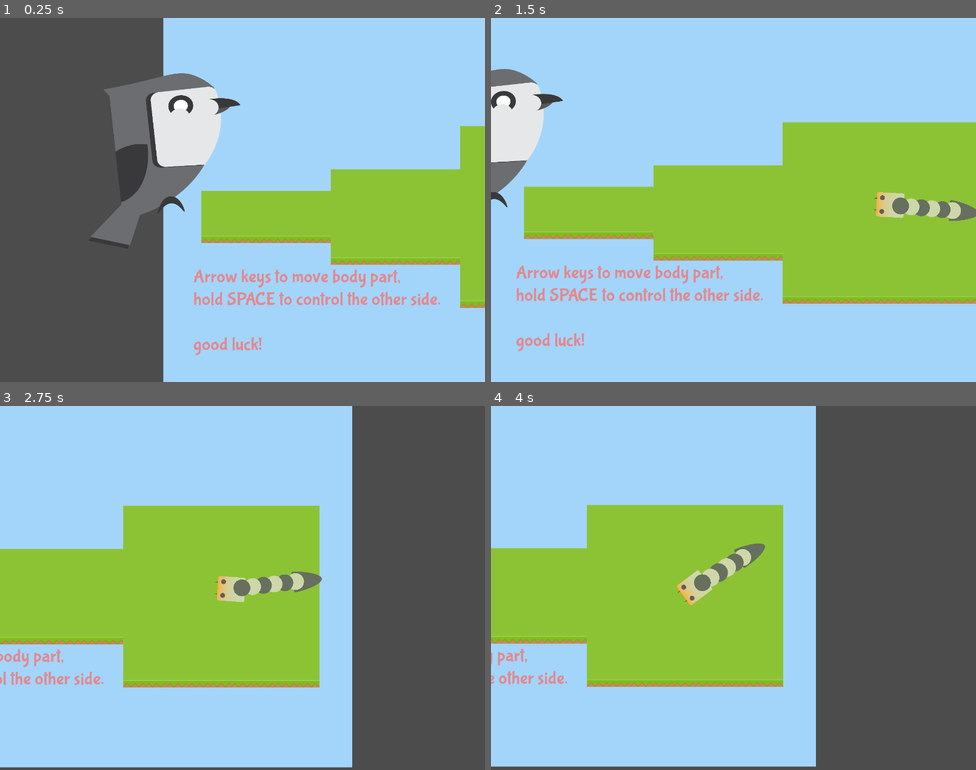
Above: before the commit, frames 1-4 (two rows, left to right).
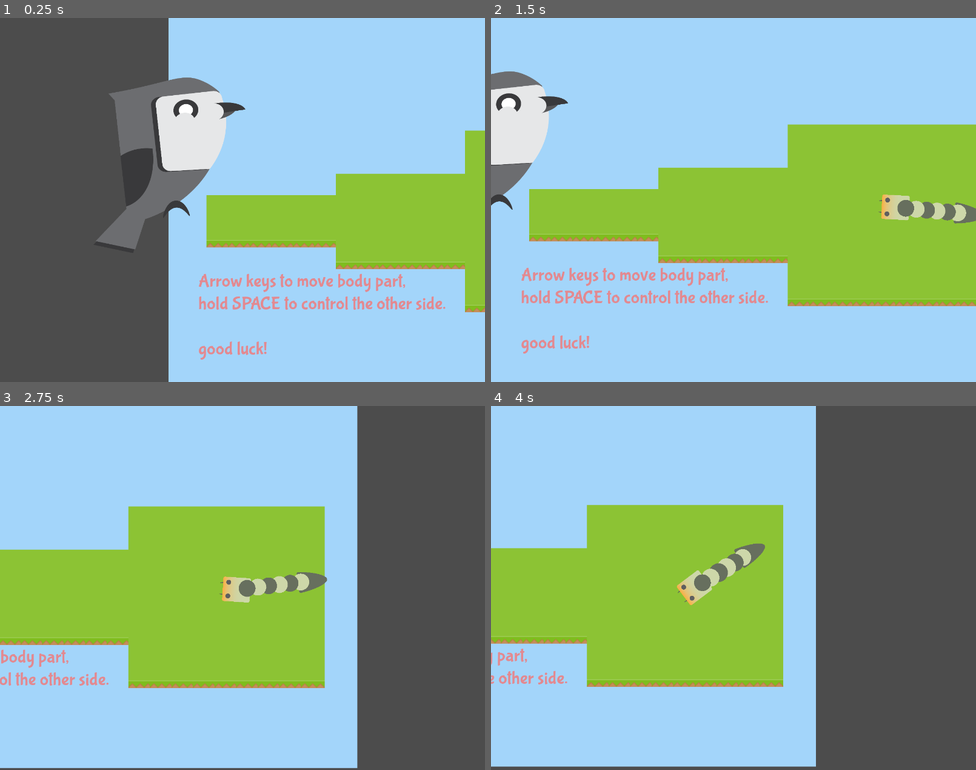
Above: after the commit, the same moments.

Repository: AlecTroemel/LudumDare46-EarlyWorm
Game: Godot game, scene res://World.tscn
The game is run twice, just before and just after one commit, with the same random seed, the same clock (stepped at 60 frames per second) and the same inputs.
Inputs:
- Up to frame 1 (0.25 s): no input
- Up to frame 2 (1.5 s): tap Enter at 0.5 s; hold Right (ui_right) 0.53-1.28 s; tap Space at 0.77 s; hold Down (ui_down) from 1.28 s (still down)
- Up to frame 3 (2.75 s): tap Space at 1.52 s; release Down (ui_down) at 2.03 s; hold Right (ui_right) from 2.03 s (still down)
- Up to frame 4 (4 s): release Right (ui_right) at 2.78 s; hold Up (ui_up) 2.78-3.53 s; tap Space at 3.02, 3.77 s; hold Left (ui_left) from 3.53 s (still down)

The runs differ from the first frame. In frame 1, 8.3% of the frame differs, in the area x 18-100%, y 0-100%; in frame 2, 6.8%; in frame 3, 4.3%; in frame 4, less than 0.1%.

Commit message:
slightly less broken teleportation

Diff:
--- a/InchWorm.gd
+++ b/InchWorm.gd
@@ -1,21 +1,13 @@
 extends Node2D
-
 var state = "normal"
 var last_note_played = null
 
 func teleport(pos):
 	$Head.mode = 0
 	$Butt.mode = 0
-
-	$Head.position = Vector2.ZERO
-	$Butt.position = Vector2(200,0)
-	$SpringJoint2.position = $Butt.position
-	$SpringJoint2.look_at($Head.position)
-
-	self.position = pos
-
-	$Head.mode = 1
-	$Butt.mode = 0
+#	self.set_position(pos)
+	$Head.reset(pos, 1)
+	$Butt.reset(pos + Vector2(200,0), 0)
 
 func play_note():
 	var note = randi() % 5
@@ -95,13 +87,18 @@
 				$Butt.mode=0
 
 func _process(delta):
+
+#	if $Butt.position.distance_to($Head.position) > 400:
+#		$Butt.mode = 0
+#		$Butt.set_position($Head.position + Vector2(200,0))
+
 	$Line2D.points[0] = $Head.position
 	$Line2D.points[1] = $Butt.position
 
 	$SpringJoint.position = $Head.position
+	$SpringJoint2.position = $Butt.position
+
 	$SpringJoint.look_at($Butt.position)
-
-	$SpringJoint2.position = $Butt.position
 	$SpringJoint2.look_at($Head.position)
 
 	place_body()
--- a/InchWorm.tscn
+++ b/InchWorm.tscn
@@ -99,3 +99,6 @@
 [node name="CollisionShape2D" type="CollisionShape2D" parent="Area2D"]
 position = Vector2( 0.902496, 0 )
 shape = SubResource( 1 )
+
+[node name="Timer" type="Timer" parent="."]
+wait_time = 0.1
--- a/Level/Level0.gd
+++ b/Level/Level0.gd
@@ -2,4 +2,5 @@
 
 var bird_position = Vector2(84,600)
 var worm_position = Vector2(1150, 630)
+
 var worm_rotation = 0
--- a/Point.gd
+++ b/Point.gd
@@ -1,11 +1,17 @@
 extends RigidBody2D
 
-export (Color) var color = null
-export (int) var radius = 10
+var reset_physics = false
+var reset = true
+var starting_pos = Vector2.ZERO
+var starting_mode = 0
 
 func _process(delta):
 	if self.mode != 0:
 		return
+
+	if reset and not reset_physics:
+		set_mode(starting_mode)
+		reset = false
 
 	if Input.is_action_pressed('ui_right'):
 		apply_impulse(Vector2(0,0), Vector2(10,0))
@@ -16,5 +22,14 @@
 	if Input.is_action_pressed('ui_up'):
 		apply_impulse(Vector2(0,0), Vector2(0,-10))
 
-#func _draw():
-#	draw_circle(Vector2(0,0), radius, color)
+func _integrate_forces(state):
+	if reset_physics:
+		state.transform = Transform2D(0, starting_pos)
+		reset_physics = false
+
+
+func reset(pos, m):
+	starting_pos = pos
+	starting_mode = m
+	reset_physics = true
+	reset = true
--- a/World.gd
+++ b/World.gd
@@ -3,10 +3,6 @@
 var first_time = true
 var levels = ["Level0", "Level1"]
 var current_level = null
-
-func _process(delta):
-#	print($InchWorm.position)
-	pass
 
 func _ready():
 	current_level = 0
@@ -60,7 +56,7 @@
 	var filepath = "res://Level/%s.tscn" % levels[i]
 	var level_resource = load(filepath)
 	var level = level_resource.instance()
-	add_child(level)
+
 	$InchWorm.teleport(level.worm_position)
 	$InchWorm.rotation_degrees = level.worm_rotation
 	$Bird.position = level.bird_position
@@ -69,3 +65,5 @@
 	# smoothly to worm
 	$CameraRig.teleport(level.bird_position)
 	$CameraRig.follow($InchWorm.get_node('Body3'))
+
+	add_child(level)
--- a/World.tscn
+++ b/World.tscn
@@ -51,7 +51,7 @@
 }
 
 [node name="Timer" type="Timer" parent="."]
-wait_time = 5.0
+wait_time = 3.0
 
 [node name="Timer2" type="Timer" parent="."]
 
